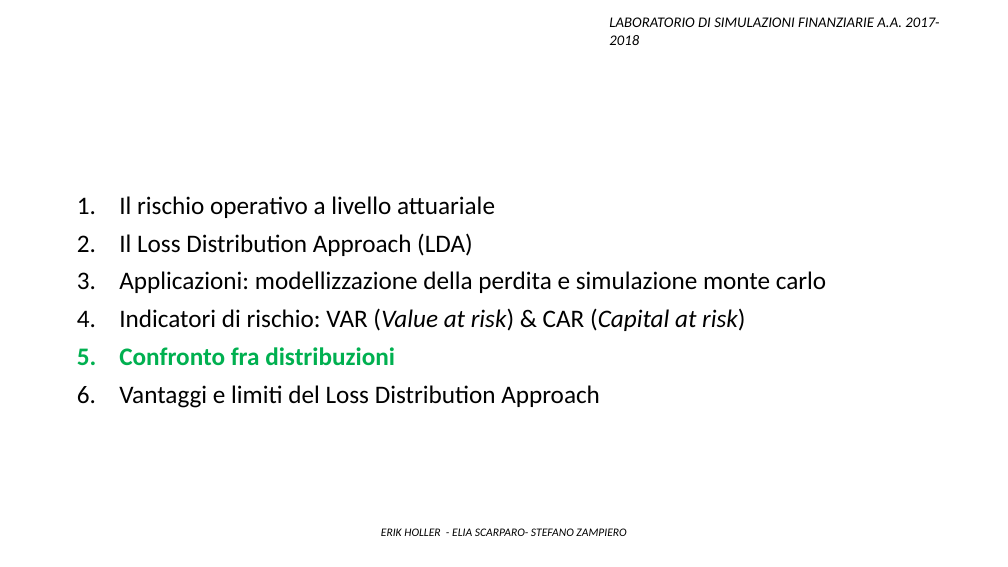
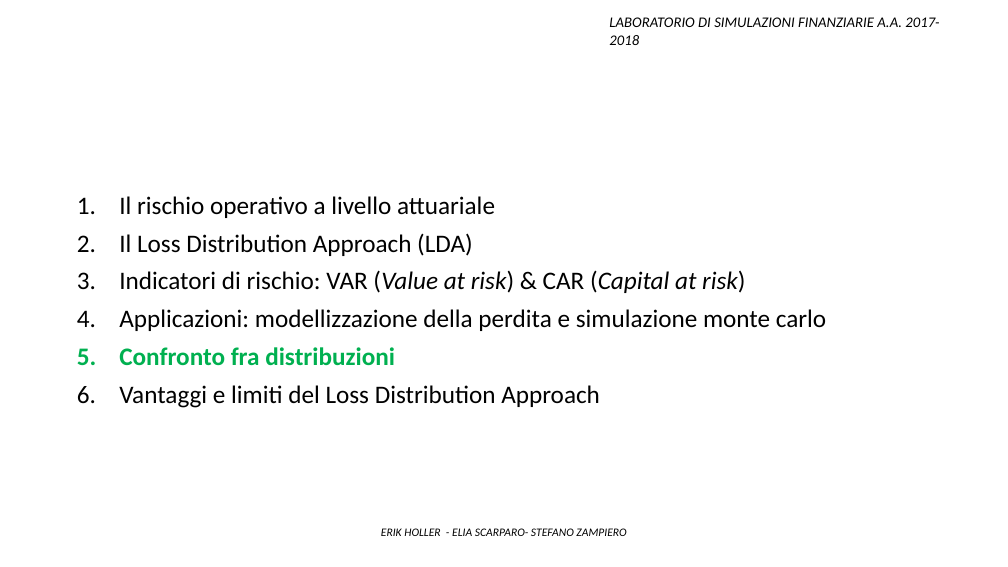
Before and after one commit to Stegirsanov/Laboratorio-di-simulazioni-finanziarie-project, a slide deck: slide 27 of Presentazione_finale.pptx (slide 26 before the commit). Drawn at 1008x567 pixels with LibreOffice and Linux fonts; fonts in the diff are those of the drawing. Boxes give left, top, right and bottom in pixels: in the first picture for what was removed or moved away, otherwise in the second. Text is boxed around its words. In the diff, an @@ line names an element or a change of style, - is before the commit and + after.

```diff
--- a/Presentazione_finale.pptx
+++ b/Presentazione_finale.pptx
@@ text at (119,270,745,293): paragraph added @@
+3. Indicatori di rischio: VAR (Value at risk) & CAR (Capital at risk)
@@ text at (119,308,745,331): paragraph removed @@
-4. Indicatori di rischio: VAR (Value at risk) & CAR (Capital at risk)
```
Also in this commit, not shown: 15 other slides changed, 6 slides added, 2 slides removed, 3 other files.
